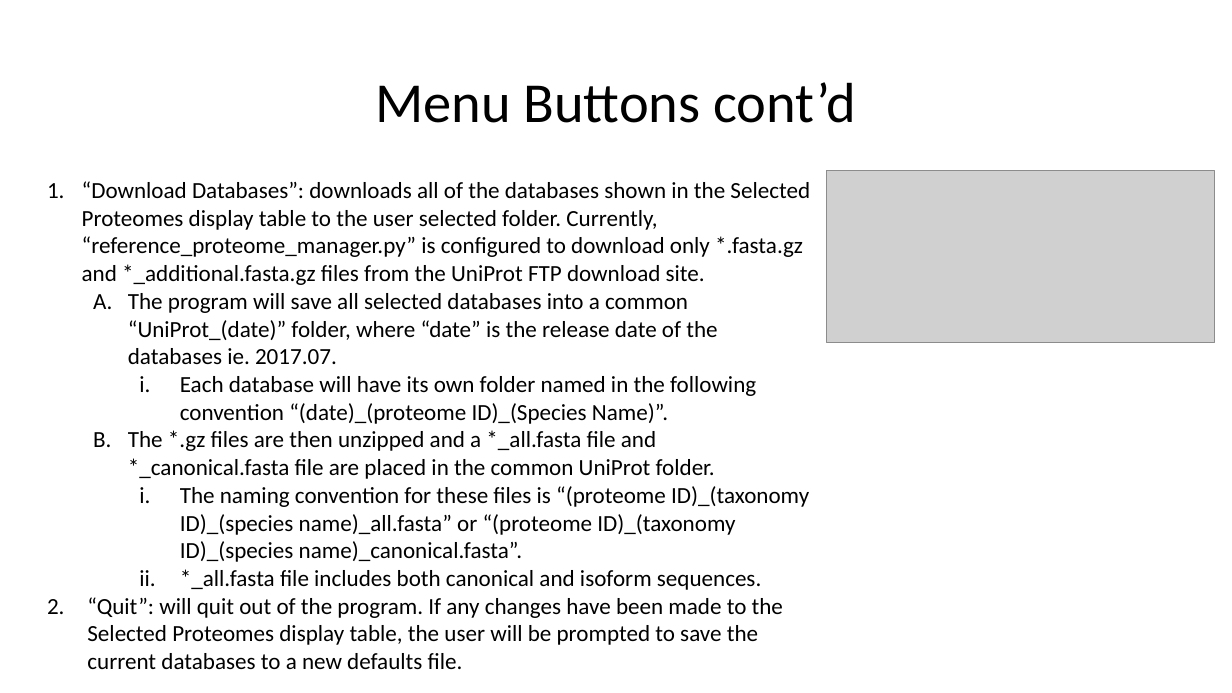
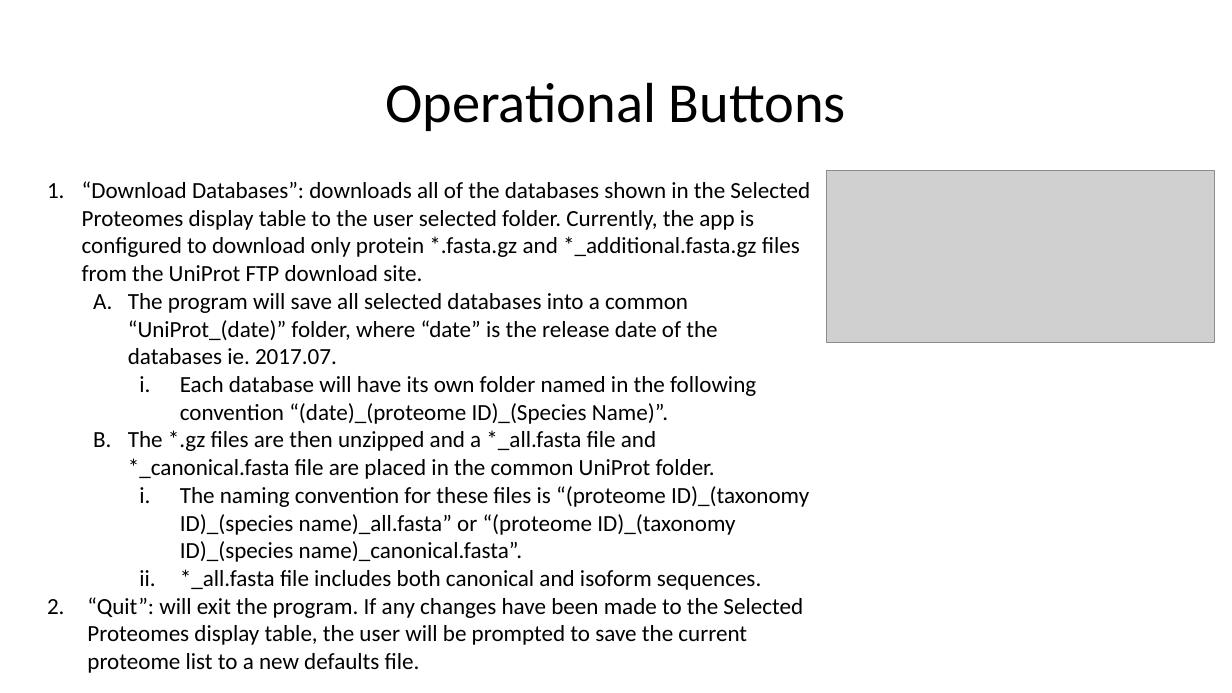
Before and after one commit to lily-liang12/Reference_Proteome_Manager, a slide deck: slide 12 of User Guide.pptx (slide 7 before the commit). Drawn at 1232x693 pixels with LibreOffice and Linux fonts; fonts in the diff are those of the drawing; grey boxes stand for pictures. Boxes give left, top, right and bottom in pixels: in the first picture for what was removed or moved away, otherwise in the second. Text is boxed around its words. In the diff, an @@ line names an element or a change of style, - is before the commit and + after.

```diff
--- a/User Guide.pptx
+++ b/User Guide.pptx
@@ title at [385, 82, 846, 131]: text changed @@
-Menu Buttons cont’d
+Operational Buttons
@@ text at [82, 181, 810, 281]: text changed @@
-1. “Download Databases”: downloads all of the databases shown in the Selected Proteomes display table to the user selected folder. Currently, “reference_proteome_manager.py” is configured to download only *.fasta.gz and *_additional.fasta.gz files from the UniProt FTP download site.
+1. “Download Databases”: downloads all of the databases shown in the Selected Proteomes display table to the user selected folder. Currently, the app is configured to download only protein *.fasta.gz and *_additional.fasta.gz files from the UniProt FTP download site.
@@ text at [87, 597, 803, 673]: text changed @@
-2. “Quit”: will quit out of the program. If any changes have been made to the Selected Proteomes display table, the user will be prompted to save the current databases to a new defaults file.
+2. “Quit”: will exit the program. If any changes have been made to the Selected Proteomes display table, the user will be prompted to save the current proteome list to a new defaults file.
```
Also in this commit, not shown: 4 other slides changed, 5 slides added.
